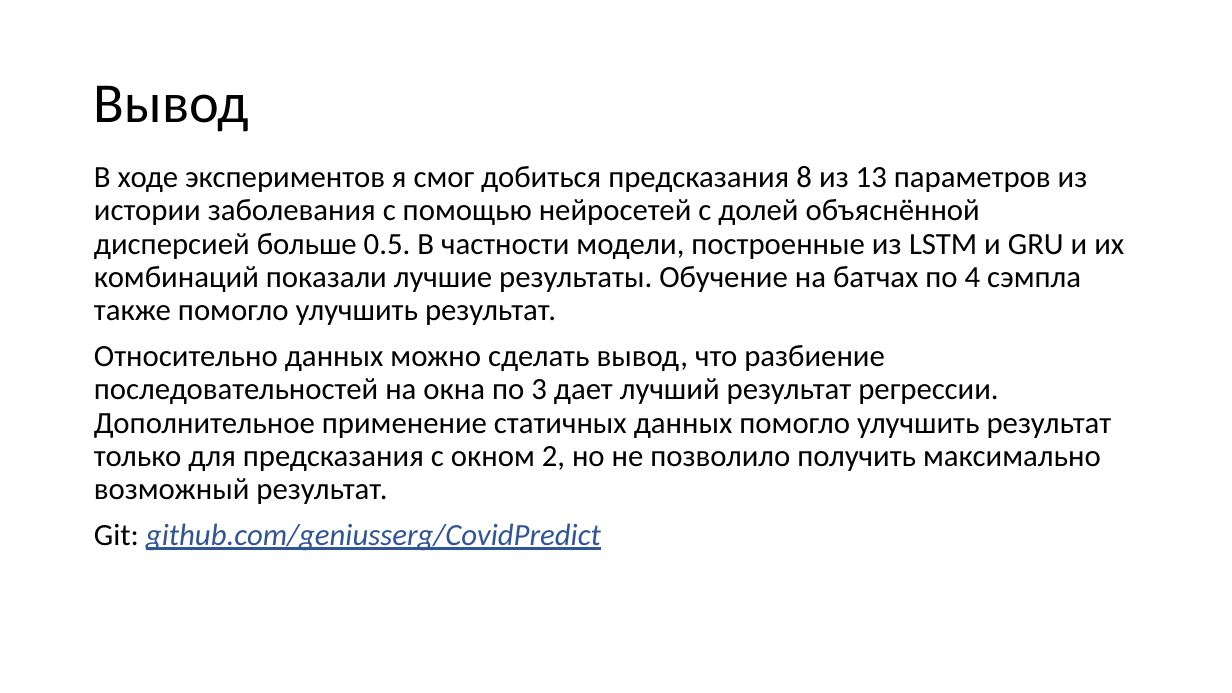
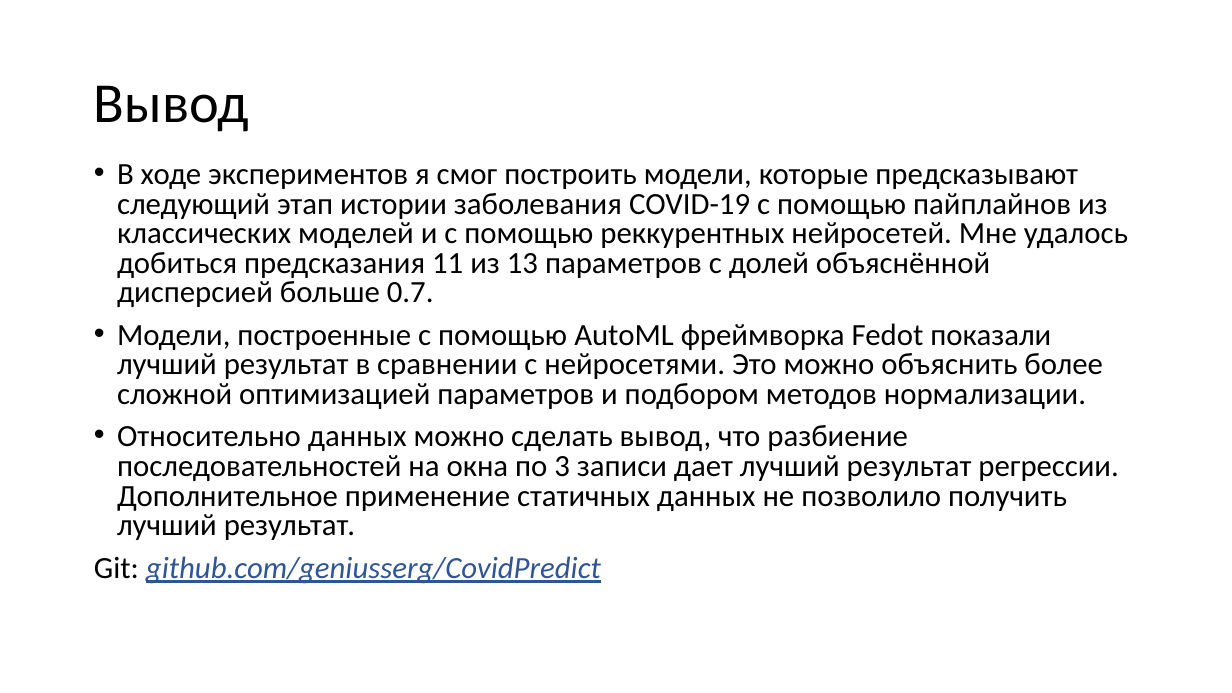
Before and after one commit to geniusserg/CovidPredict, a slide deck: slide 15 of docs/Отчет по НИР December.pptx (slide 11 before the commit). Drawn at 1232x693 pixels with LibreOffice and Linux fonts; fonts in the diff are those of the drawing. Boxes give left, top, right and bottom in pixels: in the first picture for what was removed or moved away, otherwise in the second. Text is boxed around its words. In the diff, an @@ line names an element or a change of style, - is before the commit and + after.

```diff
--- a/docs/Отчет по НИР December.pptx
+++ b/docs/Отчет по НИР December.pptx
@@ text at (117,164,1128,540): text changed @@
-В ходе экспериментов я смог добиться предсказания 8 из 13 параметров из истории заболевания с помощью нейросетей с долей объяснённой дисперсией больше 0.5. В частности модели, построенные из LSTM и GRU и их комбинаций показали лучшие результаты. Обучение на батчах по 4 сэмпла также помогло улучшить результат.
-Относительно данных можно сделать вывод, что разбиение последовательностей на окна по 3 дает лучший результат регрессии. Дополнительное применение статичных данных помогло улучшить результат только для предсказания с окном 2, но не позволило получить максимально возможный результат.
+• В ходе экспериментов я смог построить модели, которые предсказывают следующий этап истории заболевания COVID-19 с помощью пайплайнов из классических моделей и с помощью реккурентных нейросетей. Мне удалось добиться предсказания 11 из 13 параметров с долей объяснённой дисперсией больше 0.7.
+• Модели, построенные с помощью AutoML фреймворка Fedot показали лучший результат в сравнении с нейросетями. Это можно объяснить более сложной оптимизацией параметров и подбором методов нормализации.
+• Относительно данных можно сделать вывод, что разбиение последовательностей на окна по 3 записи дает лучший результат регрессии. Дополнительное применение статичных данных не позволило получить лучший результат.
@@ text at (94,556,601,584): line spacing 0.9 to 0.8 @@
```
Also in this commit, not shown: 3 other slides changed, 6 slides added, 2 slides removed, 6 other files.
